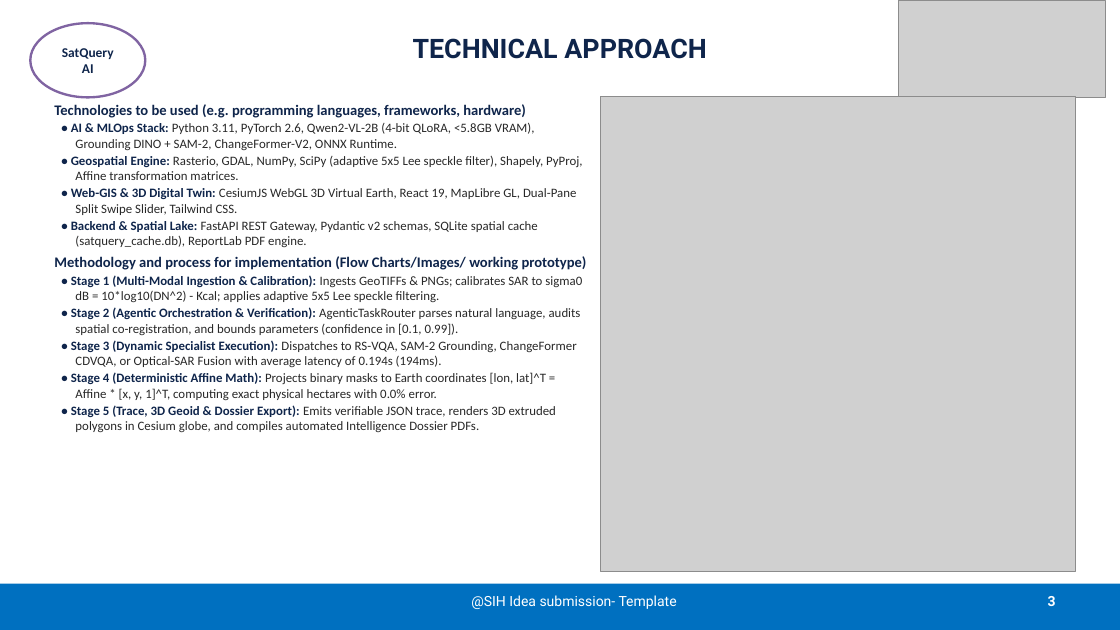
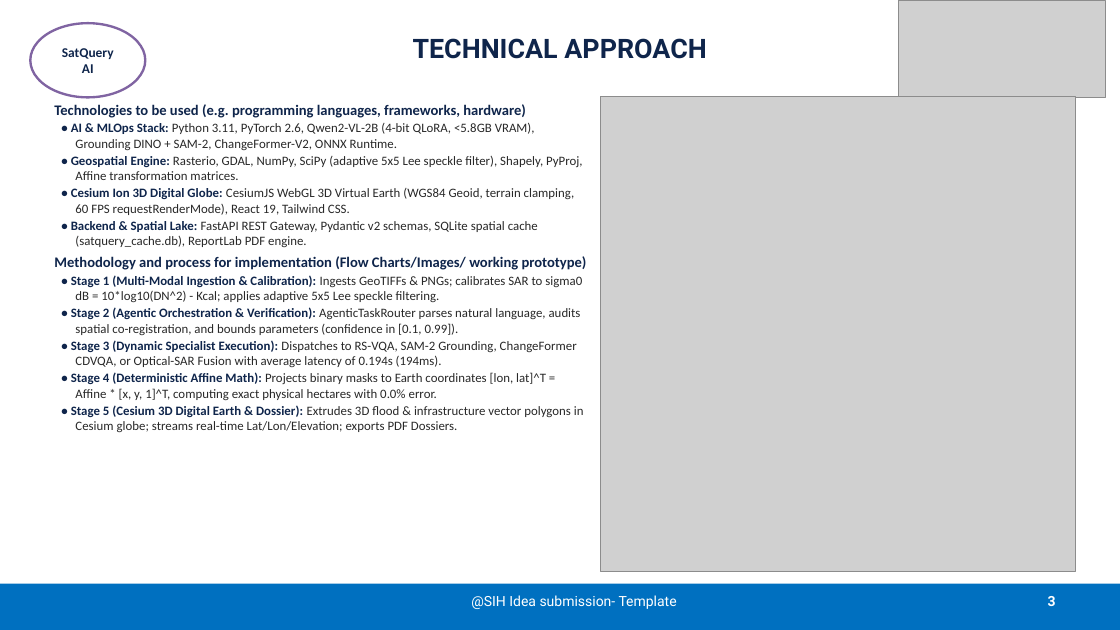
Before and after one commit to Shourya3113/SatQuery-AI-SIH-26, a slide deck: slide 3 of SIH2026-IDEA-Presentation-Format.pptx. Drawn at 1120x630 pixels with LibreOffice and Linux fonts; fonts in the diff are those of the drawing; grey boxes stand for pictures. Boxes give left, top, right and bottom in pixels: in the first picture for what was removed or moved away, otherwise in the second. Text is boxed around its words. In the diff, an @@ line names an element or a change of style, - is before the commit and + after.

Commit message:
feat(ppt): integrate 3D Cesium digital twin across slides and diagrams with enlarged legible fonts

```diff
--- a/SIH2026-IDEA-Presentation-Format.pptx
+++ b/SIH2026-IDEA-Presentation-Format.pptx
@@ text at box(71, 188, 575, 215): text changed @@
-• Web-GIS & 3D Digital Twin: CesiumJS WebGL 3D Virtual Earth, React 19, MapLibre GL, Dual-Pane Split Swipe Slider, Tailwind CSS.
+• Cesium Ion 3D Digital Globe: CesiumJS WebGL 3D Virtual Earth (WGS84 Geoid, terrain clamping, 60 FPS requestRenderMode), React 19, Tailwind CSS.
@@ text at box(71, 405, 584, 432): text changed @@
-• Stage 5 (Trace, 3D Geoid & Dossier Export): Emits verifiable JSON trace, renders 3D extruded polygons in Cesium globe, and compiles automated Intelligence Dossier PDFs.
+• Stage 5 (Cesium 3D Digital Earth & Dossier): Extrudes 3D flood & infrastructure vector polygons in Cesium globe; streams real-time Lat/Lon/Elevation; exports PDF Dossiers.
```
Also in this commit, not shown: 3 other slides changed, 10 other files.
